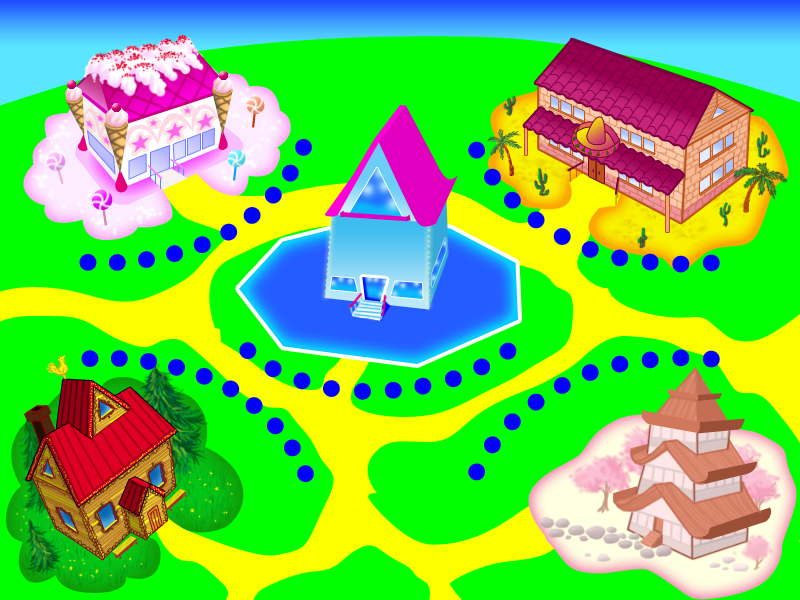
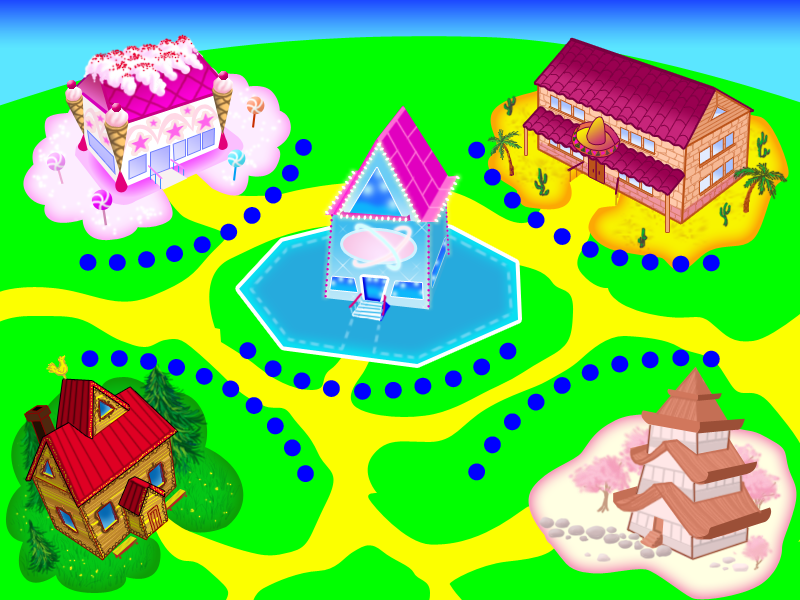
The second w=800, h=600 image is a revision of the first. Changes to its layers:
added group "вывеска" with 3 layers in group "American" over 343, 222, 415, 271
added layer "Слой 74" in group "вывеска" over 352, 222, 413, 271
added layer "Фигура 103" in group "вывеска" over 343, 230, 415, 262
added group "лампочки на крыше" with 5 layers in group "дом" over 325, 142, 460, 223
added layer "......... (копия)" in group "лампочки на крыше" over 325, 170, 356, 215
added layer "............" in group "лампочки на крыше" over 340, 214, 408, 222
added layer "........." in group "лампочки на крыше" over 434, 176, 460, 223
added layer "................ (копия) 2" in group "лампочки на крыше" over 336, 143, 381, 216
added layer "................" (1st of 3, in "American" › "дом" › "лампочки на крыше") in group "лампочки на крыше" over 377, 142, 421, 223
added group "балкон" with 3 layers in group "дом" over 340, 210, 411, 222
moved "Фигура 100" into group "балкон" over 406, 214, 411, 221
moved "Фигура 99" into group "балкон" over 341, 212, 408, 222
moved "Фигура 100 (копия)" into group "балкон" over 340, 210, 345, 217
added layer "Слой 75" in group "дом" over 374, 105, 459, 227
moved "Фигура 91" above "Фигура 92", painted on it over 377, 105, 458, 227
painted on "Фигура 92" over 324, 105, 406, 217
added layer "................ (копия)" in group "лампочки на стенах" over 444, 183, 450, 255
renamed "................ (копия)" to "................", moved it into group "лампочки на стенах", painted on it over 324, 214, 334, 298
moved "................" (3rd of 3, in "American" › "дом" › "лампочки на стенах") into group "лампочки на стенах", painted on it over 427, 224, 431, 308
added layer "Слой 76" in group "дом" over 331, 216, 434, 312
painted on "Фигура 93" over 336, 135, 385, 216
added layer "Фигура 101" in group "дом" over 325, 170, 364, 215
added layer "Слой 73" (56%) in group "American" over 248, 230, 514, 361
painted on "Фигура 88" over 239, 221, 518, 364
